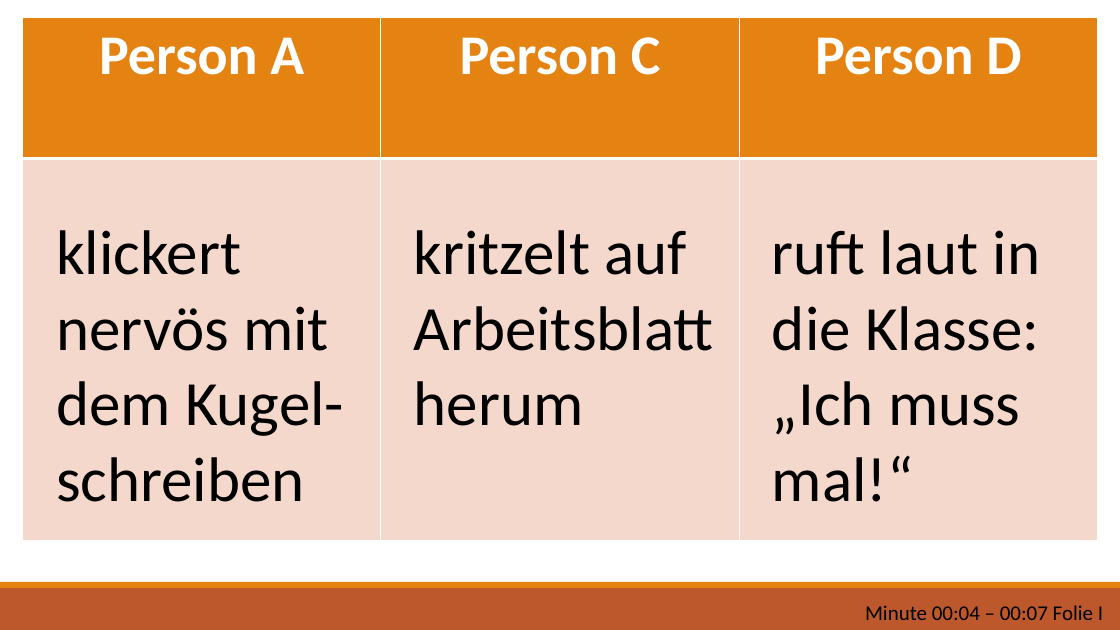
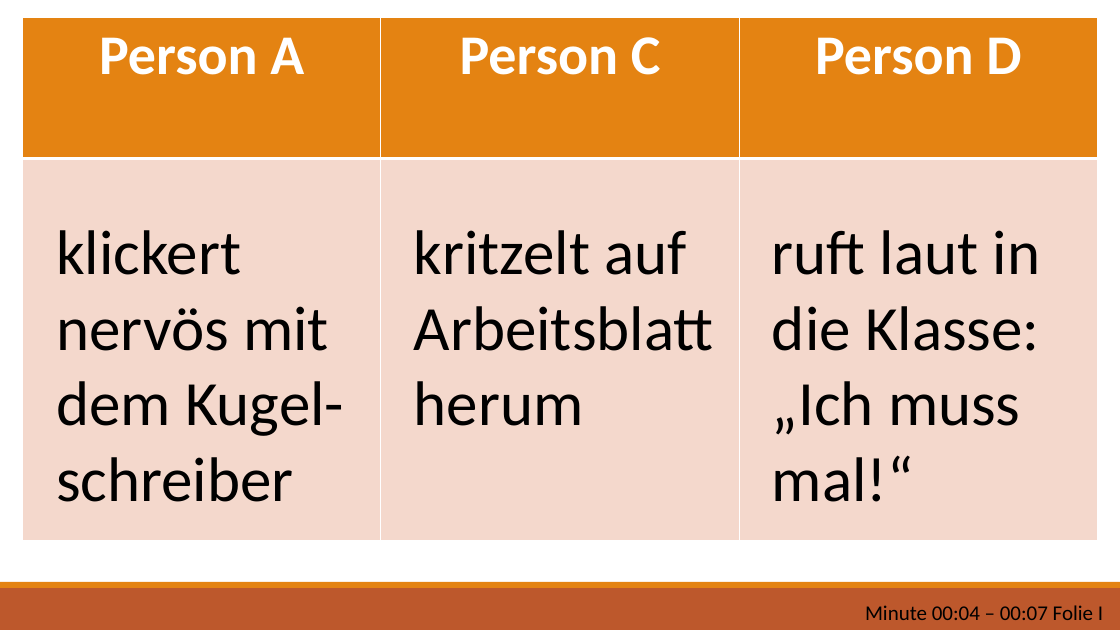
Before and after one commit to ginaamri/Mandy-PhD, a slide deck: slide 5 of studies/2020_Aperol_Git/Scripts_Protokolle/script_labpilotpersonB.pptx. Drawn at 1120x630 pixels with LibreOffice and Linux fonts; fonts in the diff are those of the drawing. Boxes give left, top, right and bottom in pixels: in the first picture for what was removed or moved away, otherwise in the second. Text is boxed around its words. In the diff, an @@ line names an element or a change of style, - is before the commit and + after.

```diff
--- a/studies/2020_Aperol_Git/Scripts_Protokolle/script_labpilotpersonB.pptx
+++ b/studies/2020_Aperol_Git/Scripts_Protokolle/script_labpilotpersonB.pptx
@@ text at (56, 230, 344, 502): text changed @@
-klickert nervös mit dem Kugel-schreiben
+klickert nervös mit dem Kugel-schreiber
```
